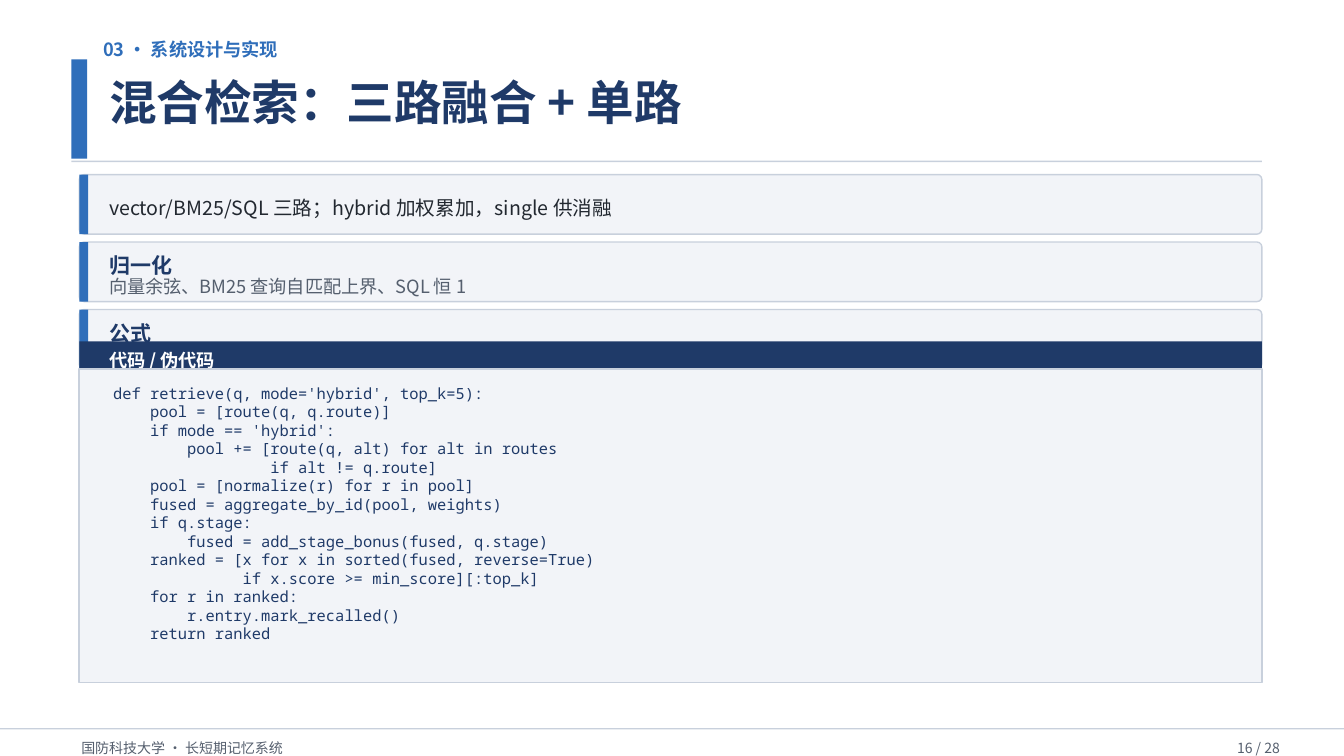
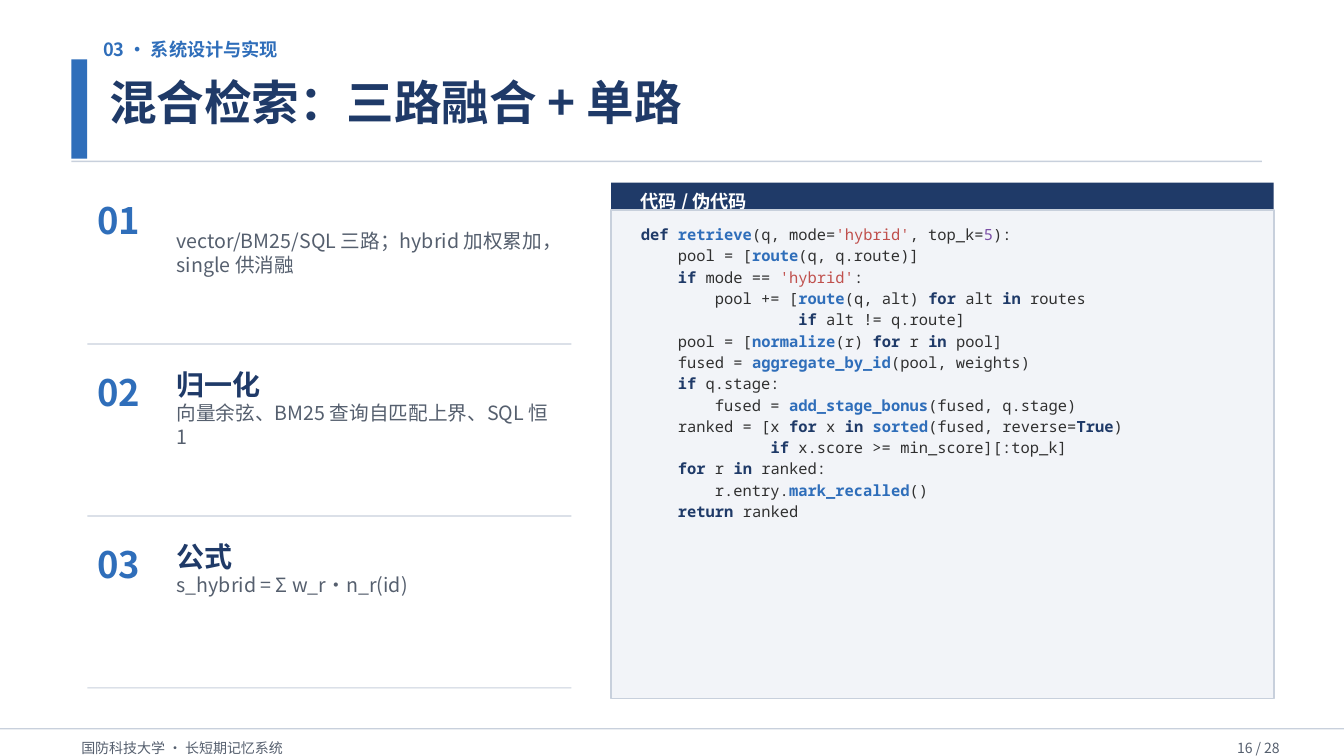
Before and after one commit to Outer-nebula-observer/yz-03, a slide deck: slide 16 of 汇报PPT/最终汇报成果.pptx. Drawn at 1344x756 pixels with LibreOffice and Linux fonts; fonts in the diff are those of the drawing. Boxes give left, top, right and bottom in pixels: in the first picture for what was removed or moved away, otherwise in the second. Text is boxed around its words. In the diff, an @@ line names an element or a change of style, - is before the commit and + after.

```diff
--- a/汇报PPT/最终汇报成果.pptx
+++ b/汇报PPT/最终汇报成果.pptx
@@ rounded rectangle removed at bbox=[80, 174, 1262, 234] @@
@@ rectangle removed at bbox=[80, 174, 89, 234] @@
@@ text added at bbox=[97, 206, 140, 235], 26 pt, text #2F6EBA, bold @@
+01
@@ rectangle added at bbox=[611, 182, 1273, 211], fill #1F3A68 @@
@@ text "代码 / 伪代码": place and size @@
-text "代码 / 伪代码" at bbox=[109, 348, 215, 372]
+text "代码 / 伪代码" at bbox=[641, 190, 746, 214]
@@ text "vector/BM25/SQL 三路；hybrid 加权累加，single 供消融": place and size @@
-text "vector/BM25/SQL 三路；hybrid 加权累加，single 供消融" at bbox=[109, 198, 612, 220]
+text "vector/BM25/SQL 三路；hybrid 加权累加，single 供消融" at bbox=[177, 231, 562, 277]
@@ text "vector/BM25/SQL 三路；hybrid 加权累加，single 供消融" at bbox=[177, 231, 562, 277]: text colour #222830 to #555F6E @@
@@ rectangle: place and size @@
-rectangle at bbox=[80, 369, 1262, 683]
+rectangle at bbox=[611, 211, 1273, 699]
@@ text "def retrieve(q, mode='hybrid', top_k=5):": place and size @@
-text "def retrieve(q, mode='hybrid', top_k=5):" at bbox=[113, 387, 594, 639]
+text "def retrieve(q, mode='hybrid', top_k=5):" at bbox=[641, 228, 1123, 517]
@@ text "def retrieve(q, mode='hybrid', top_k=5):" at bbox=[641, 228, 1123, 517]: text colour #1F3A68 to #2F6EBA in "retrieve(q,", "[route(q,", "[route(q,", "[normalize(r)" and 4 more places; text colour #1F3A68 to #303030 in "retrieve(q, mode='hybrid', top_k=5):", "pool = [route(q, q.route)]", "mode == 'hybrid':", "pool += [route(q, alt) alt routes" and 10 more places; text colour #1F3A68 to #C0504D in "mode='hybrid',", "'hybrid':"; text colour #1F3A68 to #7B4FA6 in "top_k=5):"; bold on in "def retrieve(q,", "[route(q,", "if", "[route(q, for in" and 10 more places; more space between paragraphs @@
@@ rounded rectangle removed at bbox=[80, 242, 1262, 301] @@
@@ rectangle removed at bbox=[80, 242, 89, 301] @@
@@ rounded rectangle removed at bbox=[80, 310, 1262, 369] @@
@@ rectangle removed at bbox=[80, 310, 89, 369] @@
@@ rectangle removed at bbox=[80, 342, 1262, 370] @@
@@ rectangle added at bbox=[88, 344, 572, 345], fill #C8D0DC @@
@@ text added at bbox=[97, 378, 140, 407], 26 pt, text #2F6EBA, bold @@
+02
@@ text "归一化": place and size @@
-text "归一化" at bbox=[109, 255, 172, 279]
+text "归一化" at bbox=[177, 371, 261, 398]
@@ text "归一化" at bbox=[177, 371, 261, 398]: size 15 to 20 pt @@
@@ text "向量余弦、BM25 查询自匹配上界、SQL 恒 1": place and size @@
-text "向量余弦、BM25 查询自匹配上界、SQL 恒 1" at bbox=[109, 277, 466, 297]
+text "向量余弦、BM25 查询自匹配上界、SQL 恒 1" at bbox=[177, 403, 549, 444]
@@ text "向量余弦、BM25 查询自匹配上界、SQL 恒 1" at bbox=[177, 403, 549, 444]: size 13 to 14 pt @@
@@ rectangle added at bbox=[88, 515, 572, 516], fill #C8D0DC @@
@@ text "公式" at bbox=[177, 543, 233, 570]: size 15 to 20 pt @@
@@ text "公式": place and size @@
-text "公式" at bbox=[109, 320, 151, 346]
+text "公式" at bbox=[177, 543, 233, 570]
@@ text added at bbox=[97, 550, 140, 579], 26 pt, text #2F6EBA, bold @@
+03
@@ text "s_hybrid = Σ w_r·n_r(id)" at bbox=[177, 576, 407, 597]: size 13 to 14 pt @@
@@ text "s_hybrid = Σ w_r·n_r(id)": place and size @@
-text "s_hybrid = Σ w_r·n_r(id)" at bbox=[109, 340, 323, 366]
+text "s_hybrid = Σ w_r·n_r(id)" at bbox=[177, 576, 407, 597]
@@ rectangle added at bbox=[88, 688, 572, 689], fill #C8D0DC @@
```
Also in this commit, not shown: 6 other slides changed, 1 other file.
